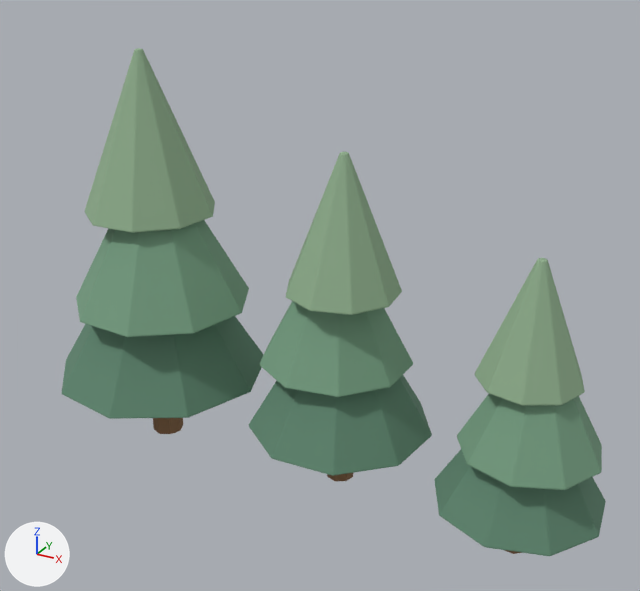
What one commit did to the Blender file art-source/valoria/production/vegetation-family-v1/representative/VegetationRepresentativeFamilyV1.blend.
One viewpoint serves both versions: a 50 mm lens placed at (6.99, -13.3, 10.69), pointed at (-0.41, 0.14, 3.96). Lighting does not change. The marker at lower left points along +X, +Y and +Z. The picture after the commit comes second.

The first picture shows 'Tree_Primary', 'Tree_Secondary', 'Tree_SecondaryB'.
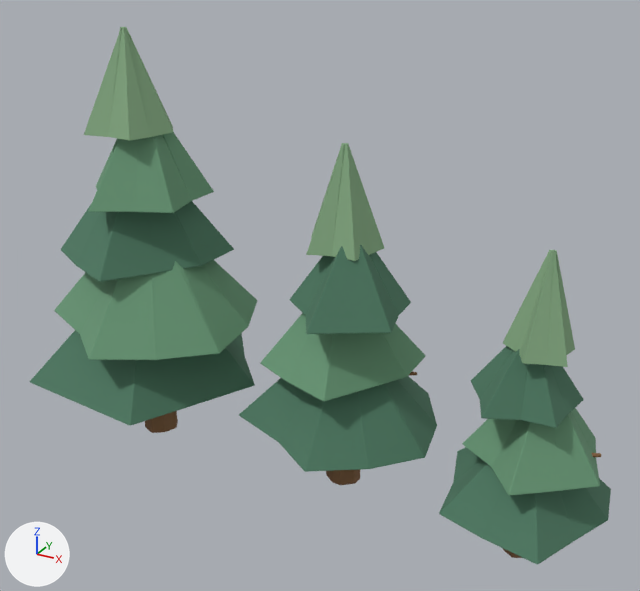
Where the change shows, as pixel boxes [x1, y1, x2, y2] in the pictures (640 x 591 px; the box of a moved part takes in the faces that stretch with it):
'Tree_Primary', reshaped (12% wider): before [62, 48, 264, 434]; after [30, 27, 257, 433]
'Tree_Secondary', reshaped (8% wider): before [249, 152, 432, 482]; after [239, 143, 437, 485]
'Tree_SecondaryB', reshaped: before [435, 258, 606, 556]; after [439, 250, 611, 564]
part 1 of me_trunk_0_authored, rebuilt: before [85, 48, 215, 233]; after [89, 132, 214, 213]
part 2 of me_trunk_0_authored, rebuilt: before [62, 316, 264, 419]; after [30, 330, 255, 426]
part 3 of me_trunk_0_authored, rebuilt (31% shorter): before [76, 220, 249, 337]; after [61, 201, 234, 282]
part 4 of me_trunk_0_authored, rebuilt: before [153, 418, 183, 434]; after [145, 411, 178, 433]
part 5 of me_trunk_0_authored, added (green): after [54, 260, 257, 360]
part 6 of me_trunk_0_authored, added: after [84, 27, 173, 141]
part 7 of me_trunk_1_authored, rebuilt: before [286, 152, 402, 315]; after [290, 245, 411, 334]
part 8 of me_trunk_1_authored, rebuilt: before [249, 375, 432, 476]; after [239, 376, 437, 472]
part 9 of me_trunk_1_authored, rebuilt: before [259, 301, 413, 397]; after [260, 313, 425, 401]
part 10 of me_trunk_1_authored, rebuilt (mostly hidden before): before [327, 473, 353, 482]; after [326, 470, 360, 485]
part 11 of me_trunk_1_authored, added: after [306, 143, 384, 261]
part 12 of me_trunk_2_authored, rebuilt: before [435, 449, 606, 556]; after [439, 447, 611, 564]
part 13 of me_trunk_2_authored, rebuilt: before [474, 258, 585, 405]; after [471, 346, 584, 428]
part 14 of me_trunk_2_authored, rebuilt: before [457, 394, 602, 490]; after [462, 408, 600, 496]
part 15 of me_trunk_2_authored, added: after [503, 250, 575, 367]
part 16 of me_trunk_2_authored, moved or reshaped (mostly hidden): before [504, 550, 522, 554]; after [503, 549, 522, 558]

Edits to the bpy script that builds the scene:
```text
Change me_trunk_0_authored:
    remove me_trunk_0_authored.from_pydata(...)  # 490 vertices, 964 faces; spans x -6.3..-1.97, y -2.2..2.2, z 0.0..8.23
    add me_trunk_0_authored.from_pydata(...)  # 764 vertices, 1496 faces; spans x -6.59..-2.06, y -2.2..2.59, z 0.0..8.62
    me_trunk_0_authored part 1: the loose piece of 126 vertices spanning x -5.59..-2.96, y -1.2..1.41, z 5.04..8.23 is rebuilt with 100 vertices and now spans x -5.62..-3.16, y -1.32..1.41, z 5.37..7.39, in mat_eldoria_foliage_mid (green #699776)
    me_trunk_0_authored part 2: the loose piece of 126 vertices spanning x -6.3..-1.97, y -2.2..2.2, z 1.51..4.87 is rebuilt with 100 vertices and now spans x -6.59..-2.06, y -2.19..2.59, z 1.5..4.05
    me_trunk_0_authored part 3: the loose piece of 126 vertices spanning x -5.8..-2.2, y -1.82..1.76, z 3.19..6.3 is rebuilt with 92 vertices and now spans x -6.09..-2.93, y -1.67..1.76, z 4.14..6.34, in mat_eldoria_foliage_dark (dark green #4d7961)
    me_trunk_0_authored part 4: the loose piece of 112 vertices spanning x -4.53..-3.87, y -0.33..0.33, z 0.0..5.29 is rebuilt with 104 vertices and now spans x -4.81..-4.02, y -0.38..0.37, z 0.0..6.16
    me_trunk_0_authored part 5: a new loose piece of 100 vertices spanning x -6.38..-2.12, y -2.2..1.71, z 2.73..5.19, in mat_eldoria_foliage_mid (green #699776)
    me_trunk_0_authored part 6: a new loose piece of 100 vertices spanning x -5.39..-3.67, y -0.8..0.91, z 6.69..8.62, in mat_eldoria_foliage_light (greyish green #86ac84)
    other edits to the shape of me_trunk_0_authored do not show in these pictures
Change me_trunk_1_authored:
    remove me_trunk_1_authored.from_pydata(...)  # 490 vertices, 964 faces; spans x -1.82..1.79, y -1.51..2.08, z 0.0..6.76
    add me_trunk_1_authored.from_pydata(...)  # 656 vertices, 1284 faces; spans x -1.83..2.01, y -1.7..1.98, z 0.0..6.89
    me_trunk_1_authored part 7: the loose piece of 126 vertices spanning x -1.04..1.11, y -0.91..1.24, z 4.14..6.76 is rebuilt with 100 vertices and now spans x -0.95..1.33, y -1.2..1.29, z 3.83..5.47, in mat_eldoria_foliage_dark (dark green #4d7961)
    me_trunk_1_authored part 8: the loose piece of 126 vertices spanning x -1.82..1.79, y -1.51..2.08, z 1.24..4.0 is rebuilt with 100 vertices and now spans x -1.83..2.01, y -1.7..1.98, z 1.35..3.34
    me_trunk_1_authored part 9: the loose piece of 126 vertices spanning x -1.64..1.28, y -1.18..1.78, z 2.62..5.18 is rebuilt with 92 vertices and now spans x -1.46..1.38, y -1.27..1.74, z 2.63..4.4
    me_trunk_1_authored part 10: the loose piece of 112 vertices spanning x -0.28..0.28, y -0.03..0.53, z 0.0..4.35 is rebuilt with 96 vertices and now spans x -0.24..0.44, y -0.1..0.5, z 0.0..4.97
    me_trunk_1_authored part 11: a new loose piece of 100 vertices spanning x -0.79..0.7, y -0.4..1.12, z 4.97..6.89, in mat_eldoria_foliage_light (greyish green #86ac84)
    other edits to the shape of me_trunk_1_authored do not show in these pictures
Change me_trunk_2_authored:
    remove me_trunk_2_authored.from_pydata(...)  # 490 vertices, 964 faces; spans x 2.28..5.29, y -1.73..1.27, z 0.0..5.59
    add me_trunk_2_authored.from_pydata(...)  # 672 vertices, 1316 faces; spans x 2.34..5.34, y -1.79..1.11, z 0.0..5.82
    me_trunk_2_authored part 12: the loose piece of 126 vertices spanning x 2.28..5.29, y -1.73..1.27, z 1.03..3.31 is rebuilt with 92 vertices and now spans x 2.34..5.34, y -1.79..1.11, z 1.08..2.64
    me_trunk_2_authored part 13: the loose piece of 126 vertices spanning x 2.89..4.68, y -1.05..0.75, z 3.42..5.59 is rebuilt with 100 vertices and now spans x 2.75..4.62, y -1.25..0.71, z 3.12..4.44, in mat_eldoria_foliage_dark (dark green #4d7961)
    me_trunk_2_authored part 14: the loose piece of 126 vertices spanning x 2.69..5.15, y -1.49..0.96, z 2.17..4.28 is rebuilt with 100 vertices and now spans x 2.79..5.19, y -1.55..1.0, z 2.04..3.6
    me_trunk_2_authored part 15: a new loose piece of 124 vertices spanning x 3.3..4.46, y -0.89..0.25, z 4.08..5.82, in mat_eldoria_foliage_light (greyish green #86ac84)
    me_trunk_2_authored part 16: 1 vertex moved within x 3.9, y 0.02, z 0.01; 111 vertices removed from x 3.57..4.03, y -0.43..0.03, z 0.0..3.59; 87 vertices added at x 3.58..4.23, y -0.53..0.03, z 0.0..4.2
    other edits to the shape of me_trunk_2_authored do not show in these pictures
```
